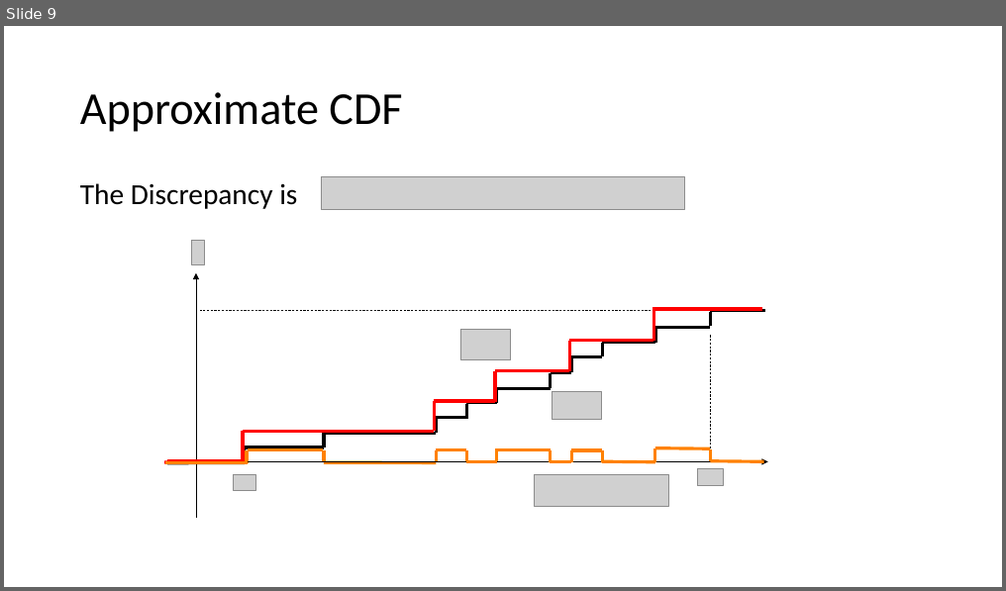
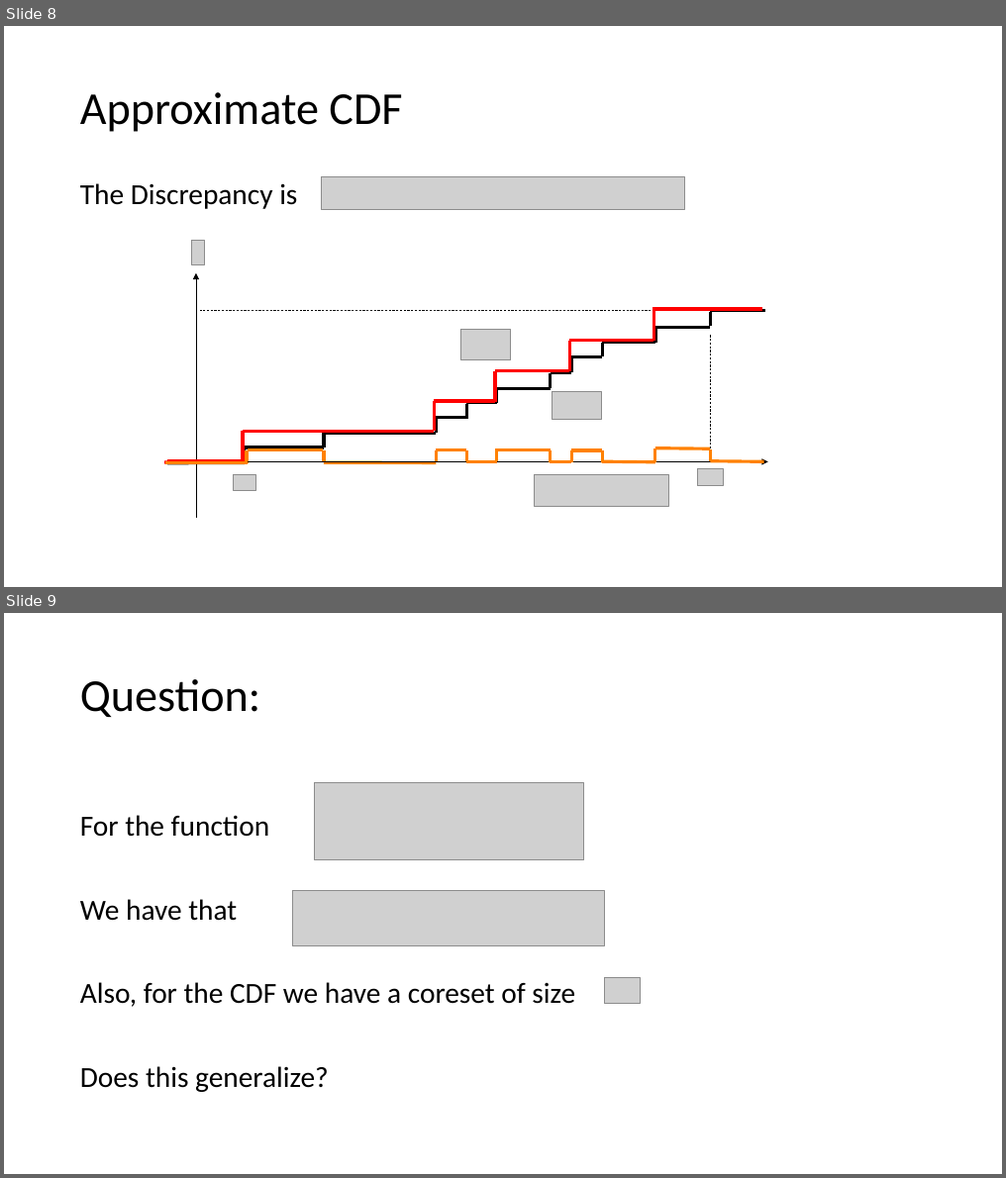
Before and after one commit to zkarnin/density_sketch, a slide deck: presentation.pptx. Shown one above the other, each under a label of ours: slide 9 before the commit, slides 8 and 9 after it. The pictures are 1006x591 and 1006x1178 pixels, drawn with LibreOffice and Linux fonts; fonts in the diff are those of the drawing; grey boxes stand for pictures; background and template pictures are left out. Boxes give left, top, right and bottom in pixels: in the first picture for what was removed or moved away, otherwise in the second. Text is boxed around its words. In the diff, an @@ line names an element or a change of style, - is before the commit and + after.

```diff
--- a/presentation.pptx
+++ b/presentation.pptx
@@ slide 9 added at bbox=[4, 613, 1002, 1174], background #FFFFFF @@
@@ title added at bbox=[80, 679, 260, 717], 44 pt, text #000000 @@
+Question:
@@ picture added at bbox=[315, 782, 584, 861] @@
@@ text added at bbox=[80, 815, 575, 1092], 28 pt, text #000000 @@
+For the function
+We have that
+Also, for the CDF we have a coreset of size
+Does this generalize?
@@ picture added at bbox=[292, 891, 604, 947] @@
@@ picture added at bbox=[604, 977, 640, 1004] @@
@@ what was slide 9 is now slide 8 @@
```
Also in this commit, not shown: 2 slides changed, 8 other slides added, 2 slides removed.
